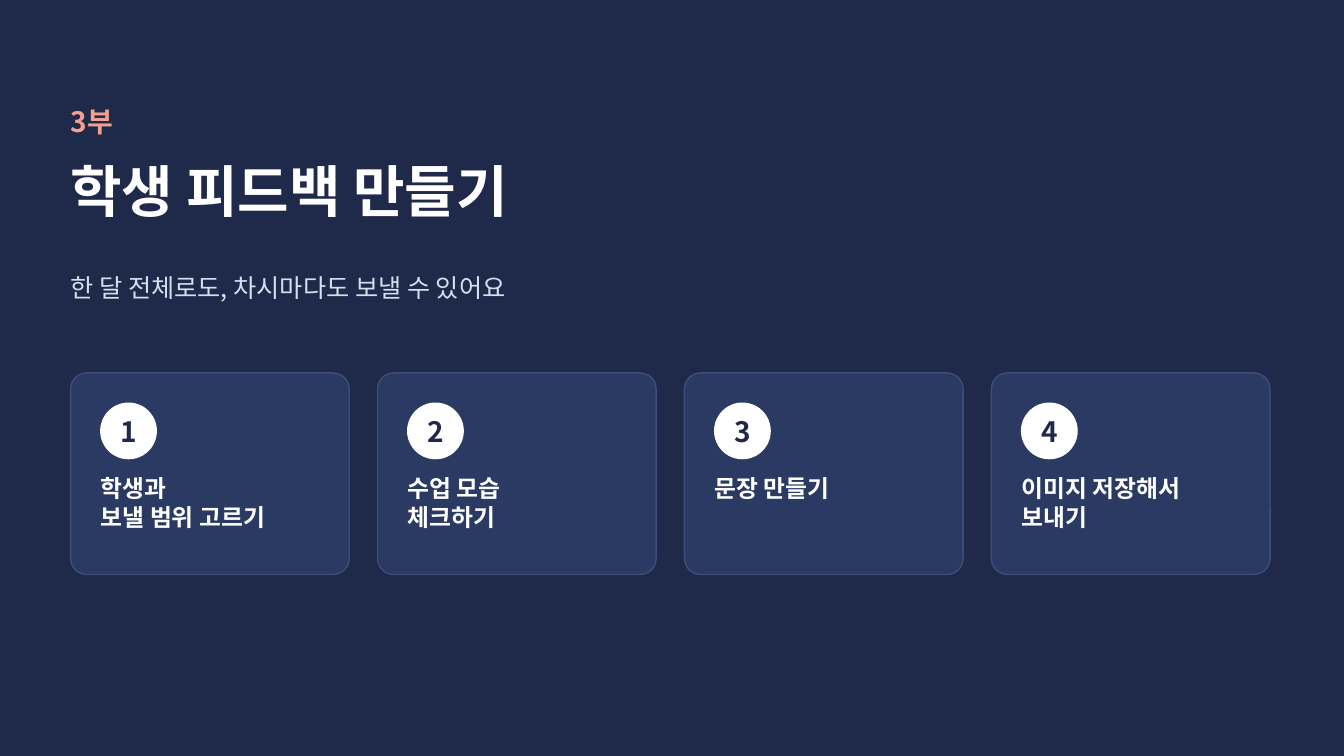
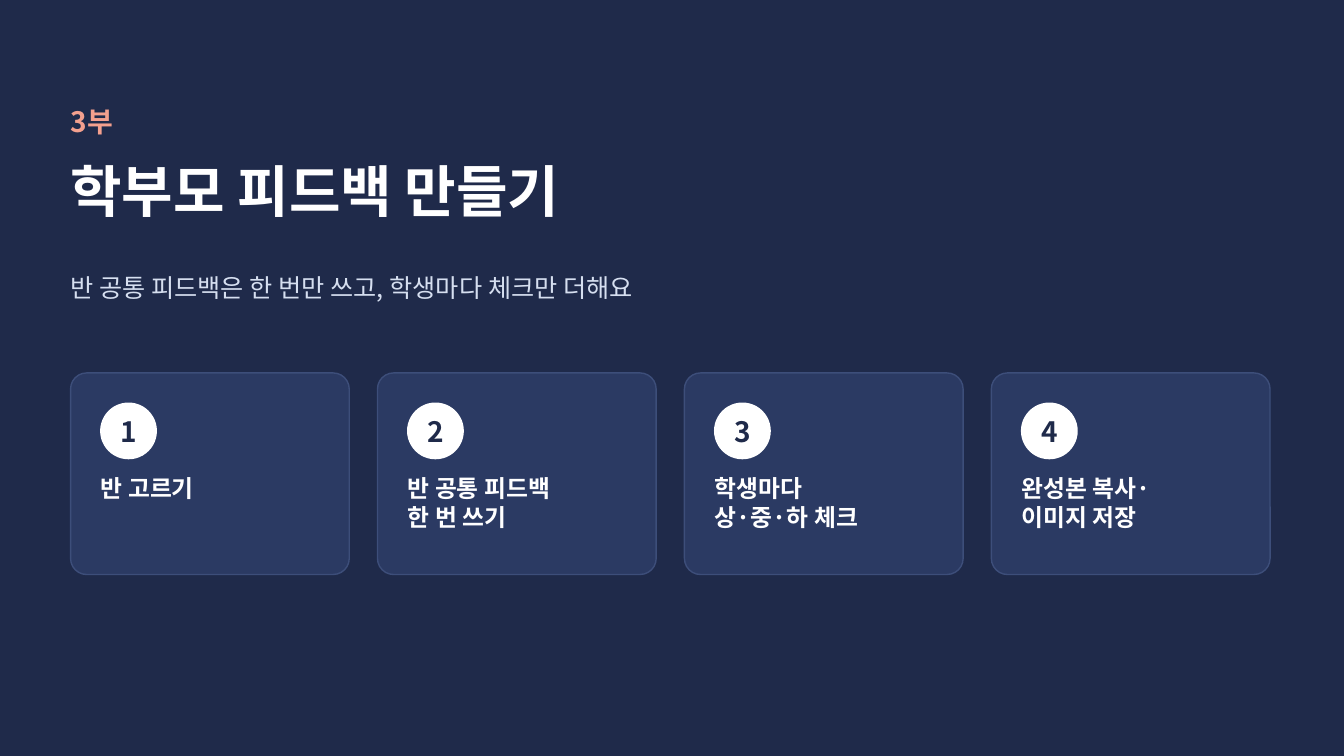
Before and after one commit to mijini164-ui/hanuri-homework-notice, a slide deck: slide 16 of forms/한우리_수업도우미_사용안내.pptx. Drawn at 1344x756 pixels with LibreOffice and Linux fonts; fonts in the diff are those of the drawing. Boxes give left, top, right and bottom in pixels: in the first picture for what was removed or moved away, otherwise in the second. Text is boxed around its words. In the diff, an @@ line names an element or a change of style, - is before the commit and + after.

```diff
--- a/forms/한우리_수업도우미_사용안내.pptx
+++ b/forms/한우리_수업도우미_사용안내.pptx
@@ title at (x1=71, y1=164, x2=559, y2=217): text changed @@
-학생 피드백 만들기
+학부모 피드백 만들기
@@ text at (x1=71, y1=276, x2=633, y2=302): text changed @@
-한 달 전체로도, 차시마다도 보낼 수 있어요
+반 공통 피드백은 한 번만 쓰고, 학생마다 체크만 더해요
@@ text at (x1=101, y1=477, x2=194, y2=499): text changed @@
-학생과
-보낼 범위 고르기
+반 고르기
@@ text at (x1=408, y1=477, x2=550, y2=528): text changed @@
-수업 모습
-체크하기
+반 공통 피드백
+한 번 쓰기
@@ text at (x1=715, y1=477, x2=858, y2=528): text changed @@
-문장 만들기
+학생마다
+상·중·하 체크
@@ text at (x1=1022, y1=477, x2=1151, y2=528): text changed @@
-이미지 저장해서
-보내기
+완성본 복사·
+이미지 저장
```
Also in this commit, not shown: 11 other slides changed, 3 slides added, 2 slides removed.
